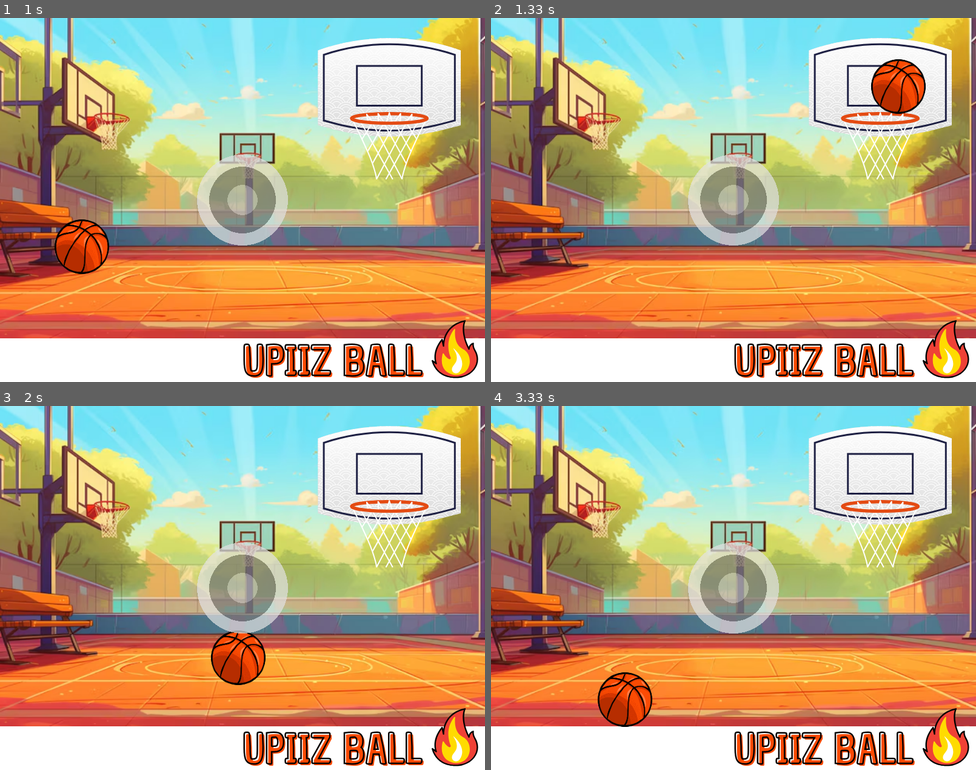
Above: before the commit, frames 1-4 (two rows, left to right).
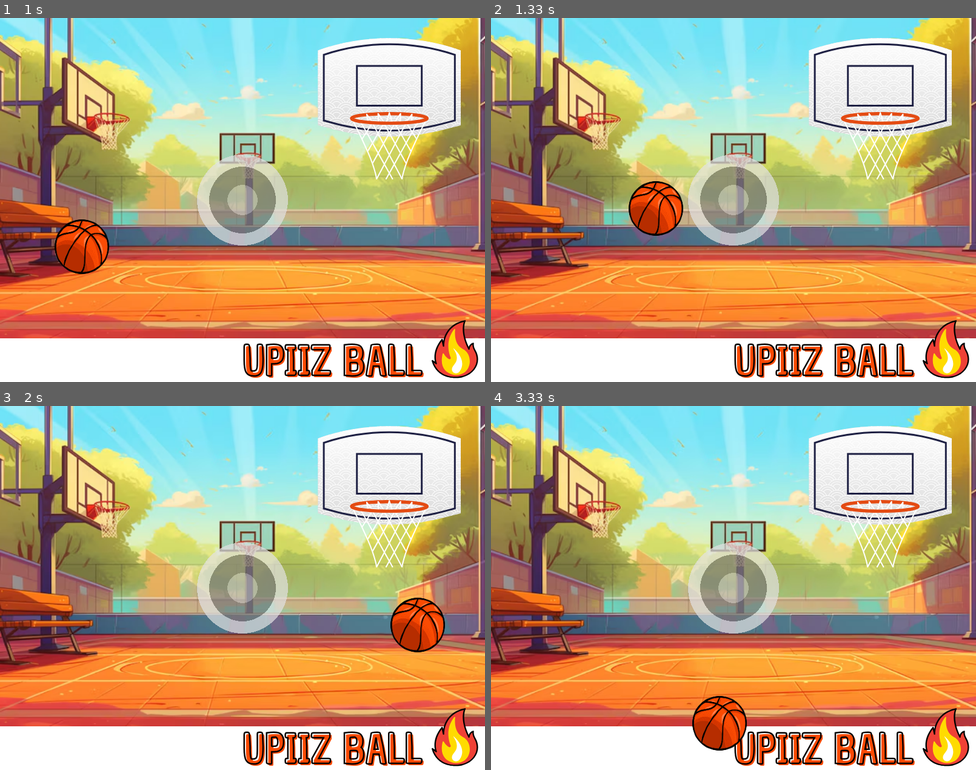
Above: after the commit, the same moments.

Repository: JMario16/UPIIZ_BALL
Game: pygame game, started from UPIIZ_BALL.py
Same seed, same stepped clock (60 frames per second), same inputs: the game is played once before the commit and once after it.
Inputs (mouse positions are in pixels of both pictures, inside the frame that each line leads up to):
- Up to frame 1 (1 s): click (242, 200) at 0.38 s; press the mouse at (242, 200) at 0.7 s; move the mouse to (271, 214) at 0.8 s; release the mouse at (300, 232) at 0.93 s
- Up to frame 2 (1.33 s): no input
- Up to frame 3 (2 s): no input
- Up to frame 4 (3.33 s): no input

Frame 1 is identical in both runs. In frame 2, 2.7% of the frame differs, in the area x 28-90%, y 11-60%; in frame 3, 2.7%; in frame 4, 2.7%.

Commit message:
version 1.4

Diff:
--- a/UPIIZ_BALL.py
+++ b/UPIIZ_BALL.py
@@ -1,6 +1,10 @@
 import pygame
 import math
 import sys
+
+# - - - FUNCIONES - - -
+def func_dist(p1, p2):
+    return math.sqrt((p1[0]-p2[0])**2+(p1[1]-p2[1])**2)
 
 # - - - CONSTANTES - - -
 anch, larg=800, 600 #Ancho y largo de la ventana
@@ -31,6 +35,14 @@
 radJ=120 #Radio máximo de movimiento del joystick
 activoJ=False #Variable para determinar si el joystick se esta arrastrando
 
+# - - - VARIABLES PARA LA PARÁBOLA - - -
+parabP=[]
+tiP, dtP=0, 0.08
+visibilidad=0, 0, 0, 180
+cargar=False
+p1=581, 165
+p2=703, 165
+
 clock=pygame.time.Clock() #Inicializar un reloj
 
 running=True
@@ -58,8 +70,30 @@
             else:
                 posJx, posJy=mouse_x, mouse_y #La posición del joystick es igual a la posición del mouse
 
-        elif event.type==pygame.MOUSEBUTTONUP: #Si ese evento es "pygame.MOUSEBUTTONUP" (Soltar click derecho)
-            if activoJ and activoB is False: #Si el joystick está activo
+            if not activoB:
+                tiP=0
+                parabP=[]
+                dx=posJx-400
+                dy=posJy-300
+                dist=math.sqrt(dx**2+dy**2)
+                angu=math.atan2(dy, dx)
+
+                if dist>0:
+                    vel=(velM/radJ)*dist
+                    velBx=-vel*math.cos(angu)
+                    velBy=-vel*math.sin(angu)
+                else:
+                    velBx, velBy=0, 0
+
+                for i in range(1, 10):
+                    x=(posBx+45)+velBx*tiP
+                    y=(posBy+45)+velBy*tiP+0.5*grav*tiP**2
+                    parabP.append((int(x), int(y)))
+                    tiP+=dtP
+                cargar=True
+
+        elif event.type==pygame.MOUSEBUTTONUP and activoJ: #Si ese evento es "pygame.MOUSEBUTTONUP" (Soltar click derecho)
+            if activoJ and not activoB: #Si el joystick está activo
                 dx=posJx-400 #Obtener distancia entre la posición inicial y la posición final del joystick en el eje X
                 dy=posJy-300 #Obtener distancia entre la posición inicial y la posición final del joystick en el eje X
                 dist=math.sqrt(dx**2 + dy**2) #Obtener distancia entre la posición inicial y la posición final del joystick
@@ -79,6 +113,7 @@
             posJx, posJy=400, 300 #Reiniciar la posición del joystick
 
     if activoB: #Si el balón está activo
+        visibilidad=0, 0, 0, 0
         dt=clock.tick(120)/1000 #Diferencial de tiempo
         PposBx, PposBy=posBx, posBy #Guardar valor de la posición en la primer iteración del reloj
         velBy+=grav*dt #Calcular la velocidad a partir de la gravedad en el eje Y
@@ -110,15 +145,33 @@
         if posBx<=0: #Si la posición en el eje Y es mayor o igual al punto de colisión en el eje X, lado izquierdo
             posBx=0 #La posición de la pelota será el punto de colisión
             velBx*=reboteB #Multiplicar la velocidad en el eje X por el factor de rebote
-        if posBx>=anch-90: #Si la posición en el eje Y es mayor o igual al punto de colisión en el eje X, lado izquierdo
+        if posBx>=anch-90: #Si la posición en el eje Y es mayor o igual al punto de colisión en el eje X, lado derecho
             posBx=anch-90 #La posición de la pelota será el punto de colisión
             velBx*=reboteB #Multiplicar la velocidad en el eje X por el factor de rebote
+
+        cent_bal=(posBx+45, posBy+45)
+
+        if func_dist(cent_bal, p1)<=46:
+            posBx, posBy=PposBx, PposBy
+            velBx*=reboteB
+            if posBy<=160:
+                velBy*=reboteB
+            else:
+                velBy*=-reboteB
+        if func_dist(cent_bal, p2)<=46:
+            posBx, posBy=PposBx, PposBy
+            velBx*=reboteB
+            if posBy<=160:
+                velBy*=reboteB
+            else:
+                velBy*=-reboteB
 
         if tiemLanz and pygame.time.get_ticks()-tiemLanz>5000: #Si "tiemLanz" no es "None", y el tiempo transcurrido desde que se inicializo el reloj menos el tiempo que transcurrio desde el lanzamiento, es mayor a 5 segundos (5000 milisegundos)
             posBx, posBy=30, 420 #Devolverr balon a su posición inicial
             velBx, velBy=0, 0 #Igualar el valor de las velocidades en cada eje a 0
             tiemLanz=None #Reiniciar la variable "tiemLanz"
             activoB=False #Establecer al balón como inactivo
+            visibilidad=0, 0, 0, 180
 
     opacidad.fill((0, 0, 0, 0)) #Limpiar la superfice "opacidad"
 
@@ -126,10 +179,24 @@
     pygame.draw.circle(opacidad, (120, 120, 120, 180), (posJx, posJy), 55)
     pygame.draw.circle(opacidad, (180, 180, 180, 180), (posJx, posJy), 25)
 
+    pygame.draw.circle(opacidad, (0, 0, 0, 0), (581, 165), 1) #Dibujar puntos de colisión de la canasta
+    pygame.draw.circle(opacidad, (0, 0, 0, 0), (703, 165), 1)
+
+    if cargar==True:
+        pygame.draw.circle(opacidad, visibilidad, parabP[0], 4)
+        pygame.draw.circle(opacidad, visibilidad, parabP[1], 4)
+        pygame.draw.circle(opacidad, visibilidad, parabP[2], 4)
+        pygame.draw.circle(opacidad, visibilidad, parabP[3], 4)
+        pygame.draw.circle(opacidad, visibilidad, parabP[4], 4)
+        pygame.draw.circle(opacidad, visibilidad, parabP[5], 4)
+        pygame.draw.circle(opacidad, visibilidad, parabP[6], 4)
+        pygame.draw.circle(opacidad, visibilidad, parabP[7], 4)
+        pygame.draw.circle(opacidad, visibilidad, parabP[8], 4)
+
     screen.fill((225, 225, 225)) #Rellenar el fondo de la ventana
     screen.blit(fondo, (0, 0)) #Insertar imagen de fondo con inicio en 0, 0
+    screen.blit(opacidad, (0, 0)) #Insertar superficie para objetos con opacidad
     screen.blit(balon, (posBx, posBy)) #Insertar imagen del balon iniciando en la posición dada mediante variables
-    screen.blit(opacidad, (0, 0)) #Insertar superficie para objetos con opacidad
 
     pygame.display.flip() #Actualizar la ventana para cargar los cambios
 
